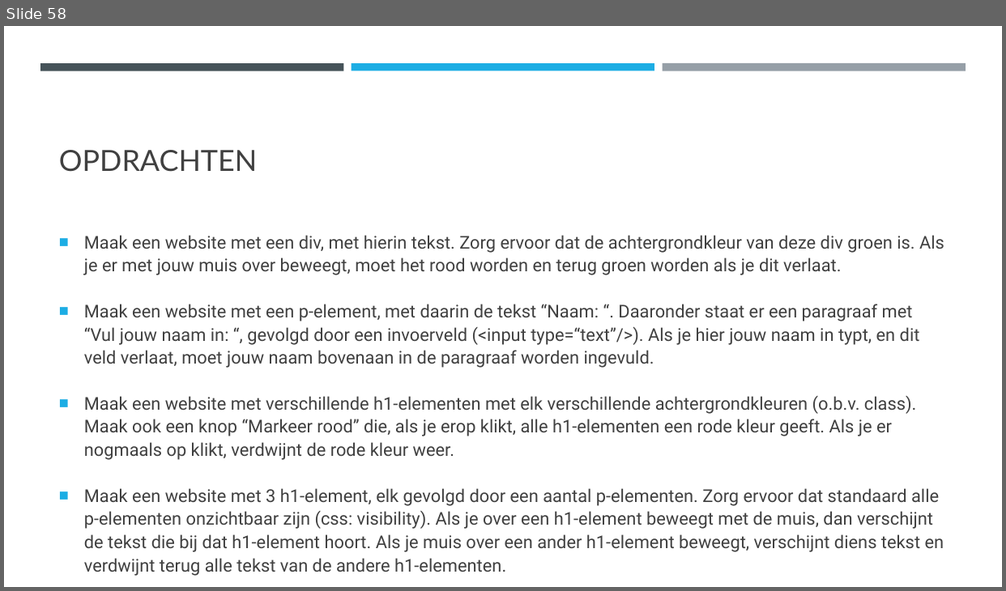
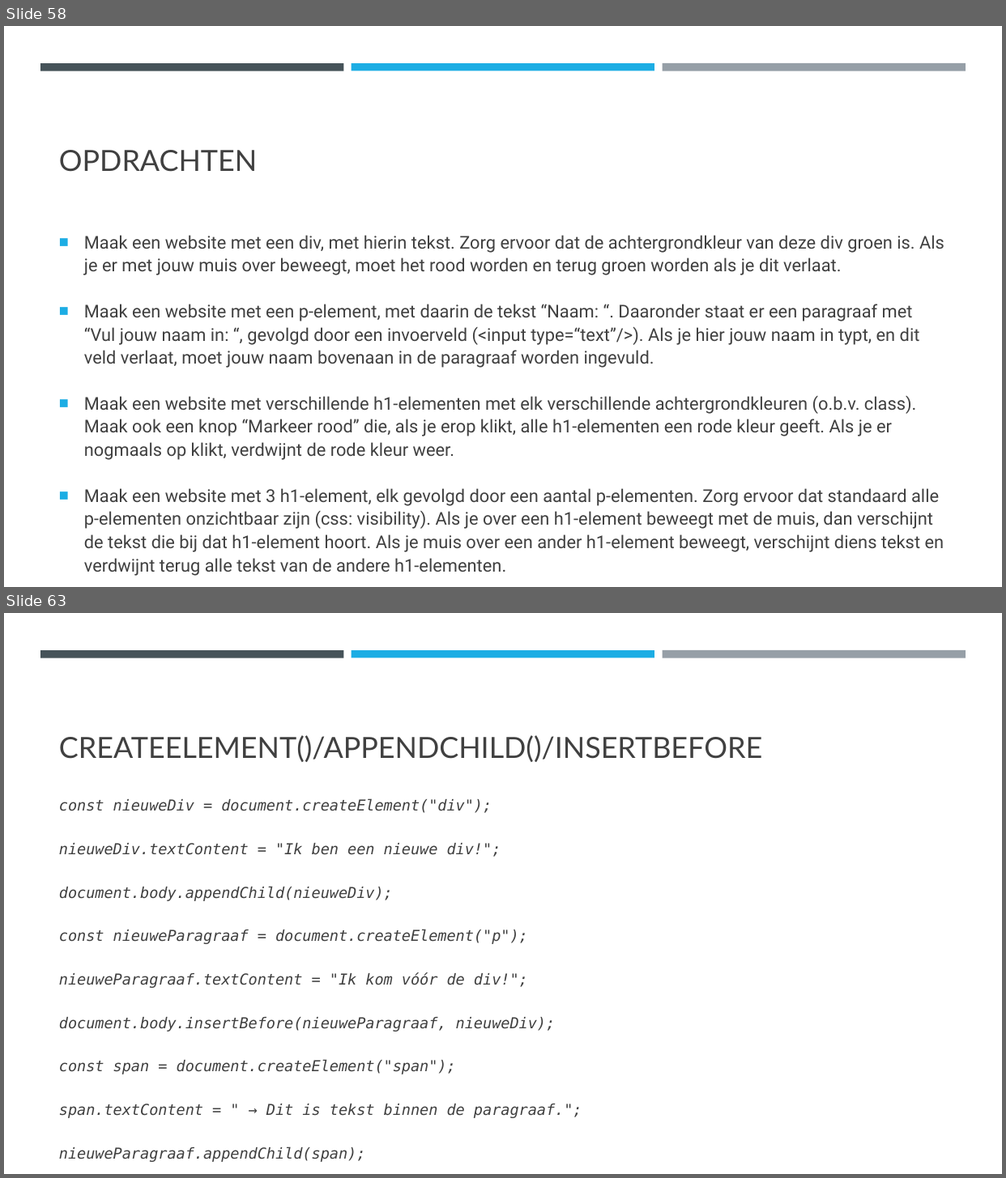
Before and after one commit to DhrLeroy/Webdesign, a slide deck: Webdesign.pptx. Shown one above the other, each under a label of ours: slide 58 before the commit, slides 58 and 63 after it; the slides between them are not shown. The pictures are 1006x591 and 1006x1178 pixels, drawn with LibreOffice and Linux fonts; fonts in the diff are those of the drawing. Boxes give left, top, right and bottom in pixels: in the first picture for what was removed or moved away, otherwise in the second. Text is boxed around its words. In the diff, an @@ line names an element or a change of style, - is before the commit and + after.

```diff
--- a/Webdesign.pptx
+++ b/Webdesign.pptx
@@ slide 63 added at bbox=[4, 613, 1002, 1174], background #FFFFFF; not listed: 3 template elements that a slide beside it also shows @@
@@ title added at bbox=[59, 735, 762, 762], 28 pt, text #404040 @@
+CREATEELEMENT()/APPENDCHILD()/INSERTBEFORE
@@ text added at bbox=[59, 798, 582, 1162], 14.4 pt, text #404040, italic @@
+const nieuweDiv = document.createElement("div");
+nieuweDiv.textContent = "Ik ben een nieuwe div!";
+document.body.appendChild(nieuweDiv);
+const nieuweParagraaf = document.createElement("p");
+nieuweParagraaf.textContent = "Ik kom vóór de div!";
+document.body.insertBefore(nieuweParagraaf, nieuweDiv);
+const span = document.createElement("span");
+span.textContent = " → Dit is tekst binnen de paragraaf.";
+nieuweParagraaf.appendChild(span);
```
Also in this commit, not shown: 3 slides changed, 5 other slides added, 8 other files.
